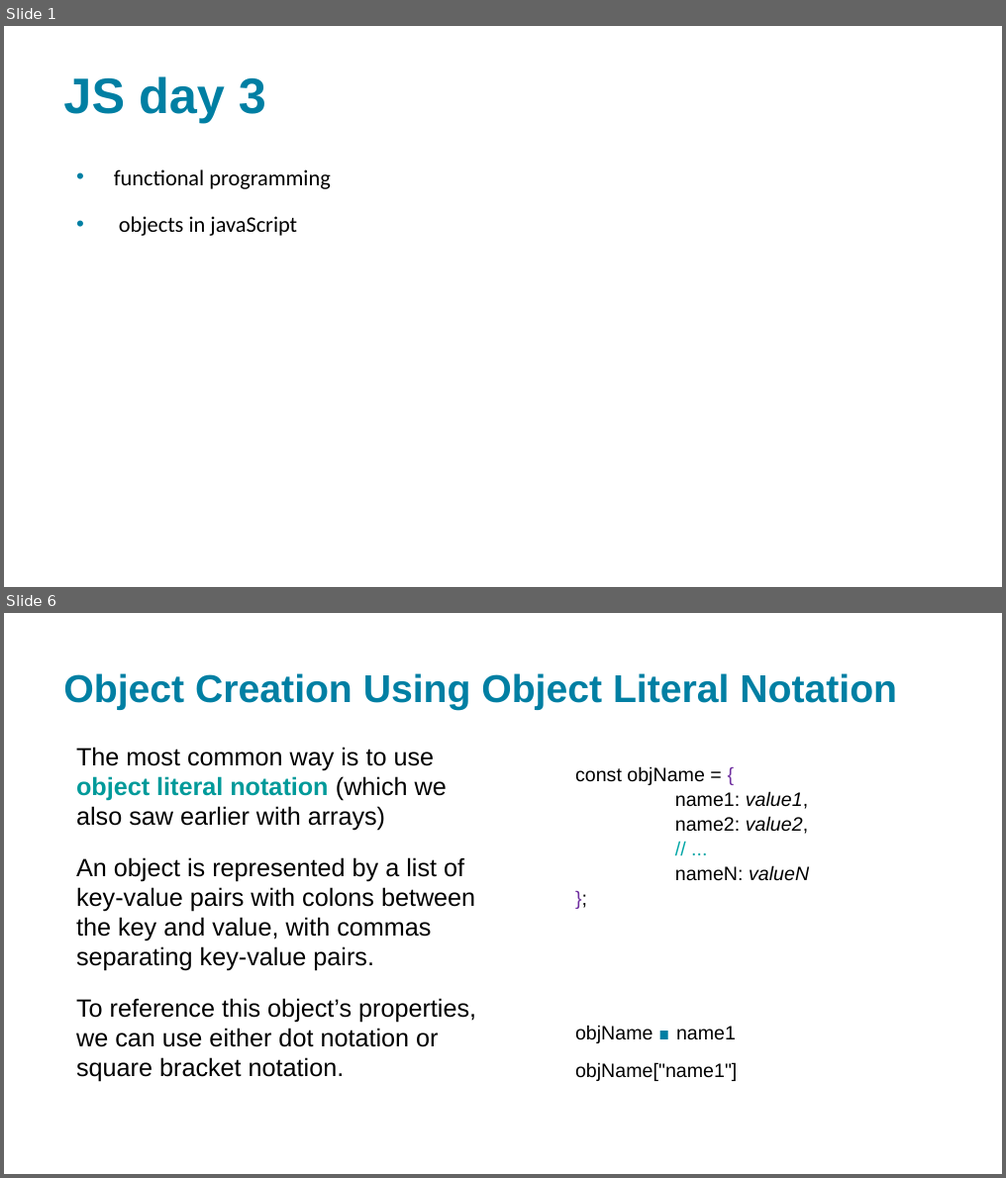
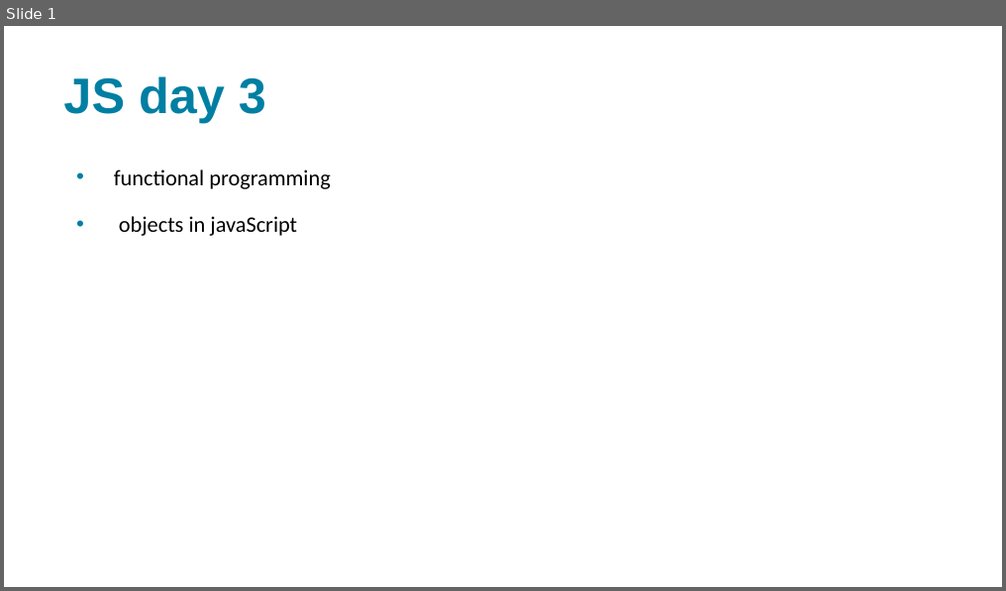
Before and after one commit to xbibogo/MMD24, a slide deck: semester2 PPT/uge 9 js del3.pptx. Shown one above the other, each under a label of ours: slides 1 and 6 before the commit, slide 1 after it; the slides between them are not shown. The pictures are 1006x1178 and 1006x591 pixels, drawn with LibreOffice and Linux fonts; fonts in the diff are those of the drawing. Boxes give left, top, right and bottom in pixels: in the first picture for what was removed or moved away, otherwise in the second. Text is boxed around its words. In the diff, an @@ line names an element or a change of style, - is before the commit and + after.

```diff
--- a/semester2 PPT/uge 9 js del3.pptx
+++ b/semester2 PPT/uge 9 js del3.pptx
@@ slide 6 removed at <box>4,613,1002,1174</box>, background #FFFFFF @@
@@ title removed at <box>63,673,897,710</box> @@
-Object Creation Using Object Literal Notation
@@ text removed at <box>76,747,476,1082</box> @@
-The most common way is to use object literal notation (which we also saw earlier with arrays)
-An object is represented by a list of key-value pairs with colons between the key and value, with commas separating key-value pairs.
-To reference this object’s properties, we can use either dot notation or square bracket notation.
@@ text removed at <box>575,766,809,1081</box> @@
-  const objName = {
-  name1: value1,
-  name2: value2,
-  // ...
-  nameN: valueN
-  };
-  objName.name1
-  objName["name1"]
```
Also in this commit, not shown: 4 other slides removed, 4 other files.
